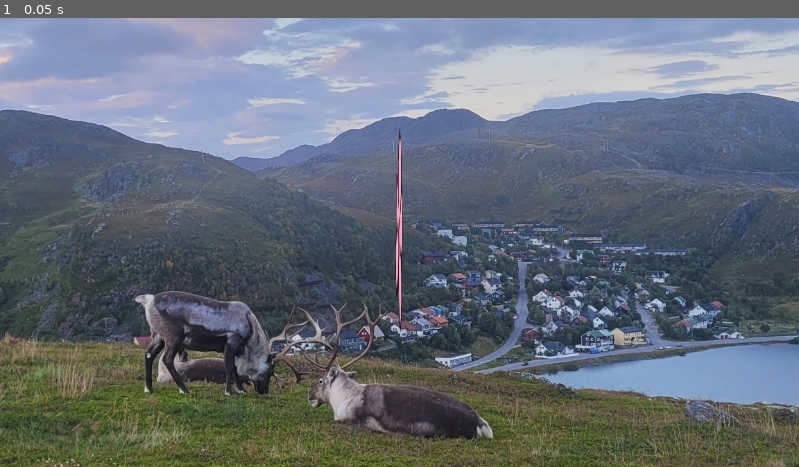
Above: before the commit, frame 1.
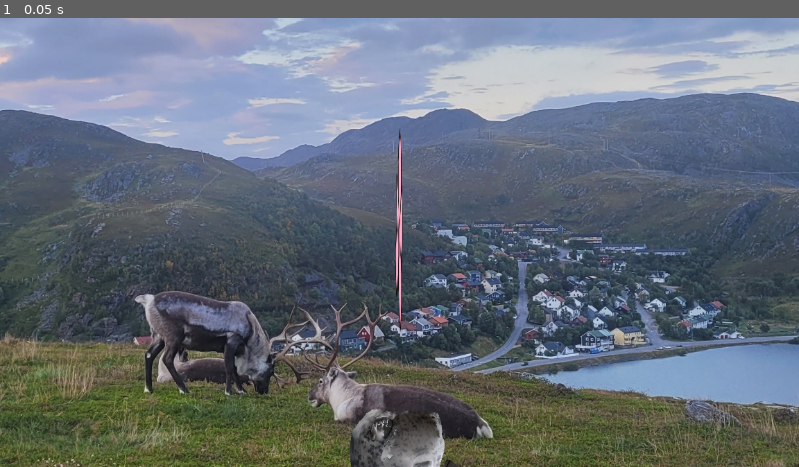
Above: after the commit, the same moment.

Repository: Q1-Studios/TreeVolution
Game: Godot game, scene res://src/scenes/map.tscn
Two runs of this game, one before a commit and one after it. Both use one fixed random seed, a clock stepped at 60 frames per second and the inputs below. This scene is started directly instead of the project's main scene.
Inputs:
- Up to frame 1 (0.05 s): no input

The runs differ from the first frame. In frame 1, 1.1% of the frame differs, in the area x 43-58%, y 87-100%.

Commit message:
feat: add pollen object

Diff:
--- a/src/scenes/Player.tscn
+++ b/src/scenes/Player.tscn
@@ -1,11 +1,13 @@
 [gd_scene format=3 uid="uid://ke7q6souawdw"]
 
 [ext_resource type="Texture2D" uid="uid://cedtdvlqsisu" path="res://src/assets/2D/cherryblob.png" id="1_0wdt2"]
+[ext_resource type="Script" uid="uid://c0tou1pyce784" path="res://src/scripts/player.gd" id="1_v14g5"]
 
 [sub_resource type="CapsuleShape2D" id="CapsuleShape2D_v14g5"]
 height = 370.0
 
 [node name="Player" type="CharacterBody2D" unique_id=1140108763]
+script = ExtResource("1_v14g5")
 
 [node name="CollisionShape2D" type="CollisionShape2D" parent="." unique_id=1533103230]
 shape = SubResource("CapsuleShape2D_v14g5")
--- /dev/null
+++ b/src/scenes/Pollen.tscn
@@ -0,0 +1,27 @@
+[gd_scene format=3 uid="uid://c8t1dliv5np68"]
+
+[ext_resource type="Script" uid="uid://brvn8uihg80y7" path="res://src/scripts/pollen.gd" id="1_5k3mm"]
+[ext_resource type="Texture2D" uid="uid://5edvuhs5cvjr" path="res://src/assets/2D/sealtext.png" id="1_t01yt"]
+[ext_resource type="Script" uid="uid://fetm1nkgu0w4" path="res://src/scripts/pollenArea.gd" id="2_fkvtm"]
+[ext_resource type="Script" uid="uid://b0kv0h330y7t3" path="res://src/scripts/pollenSprite.gd" id="4_2o132"]
+
+[sub_resource type="CircleShape2D" id="CircleShape2D_5k3mm"]
+radius = 200.24985
+
+[node name="Pollen" type="Node2D" unique_id=241079387]
+script = ExtResource("1_5k3mm")
+
+[node name="Area2D" type="Area2D" parent="." unique_id=893163589]
+script = ExtResource("2_fkvtm")
+
+[node name="CollisionShape2D" type="CollisionShape2D" parent="Area2D" unique_id=213131670]
+shape = SubResource("CircleShape2D_5k3mm")
+
+[node name="Sprite2D" type="Sprite2D" parent="." unique_id=377822935]
+position = Vector2(71.99999, -1.1920929e-07)
+scale = Vector2(0.36523438, 0.37890625)
+texture = ExtResource("1_t01yt")
+script = ExtResource("4_2o132")
+
+[connection signal="body_entered" from="Area2D" to="Area2D" method="_on_body_entered"]
+[connection signal="pollenEntered" from="Area2D" to="." method="_on_area_2d_pollen_entered"]
--- a/src/scenes/map.tscn
+++ b/src/scenes/map.tscn
@@ -1,7 +1,8 @@
-[gd_scene format=3 uid="uid://cetum6xiv4va7"]
+[gd_scene format=3 uid="uid://cnjuj12ylkcyd"]
 
 [ext_resource type="PackedScene" uid="uid://ke7q6souawdw" path="res://src/scenes/Player.tscn" id="1_b4rpm"]
 [ext_resource type="Texture2D" uid="uid://c11lwfwwa6gn6" path="res://src/assets/2D/20240906_192505.jpg" id="1_edtax"]
+[ext_resource type="PackedScene" uid="uid://c8t1dliv5np68" path="res://src/scenes/Pollen.tscn" id="3_3tm0b"]
 
 [node name="Node2D" type="Node2D" unique_id=1829873154]
 
@@ -13,3 +14,8 @@
 
 [node name="Camera2D" type="Camera2D" parent="Player" unique_id=266633726]
 zoom = Vector2(0.635, 0.635)
+
+[node name="Pollen" parent="." unique_id=241079387 instance=ExtResource("3_3tm0b")]
+position = Vector2(0, 574)
+
+[connection signal="damage" from="Pollen" to="Player" method="_on_pollen_damage"]
--- /dev/null
+++ b/src/scripts/pollen.gd
@@ -0,0 +1,15 @@
+extends Node2D
+
+signal damage
+# Called when the node enters the scene tree for the first time.
+func _ready() -> void:
+	pass
+
+
+# Called every frame. 'delta' is the elapsed time since the previous frame.
+func _process(delta: float) -> void:
+	pass
+
+
+func _on_area_2d_pollen_entered() -> void:
+	emit_signal("damage")
--- /dev/null
+++ b/src/scripts/pollenArea.gd
@@ -0,0 +1,18 @@
+extends Area2D
+
+signal pollenEntered
+# Called when the node enters the scene tree for the first time.
+func _ready() -> void:
+	pass # Replace with function body.
+
+
+# Called every frame. 'delta' is the elapsed time since the previous frame.
+func _process(delta: float) -> void:
+	pass
+
+
+
+
+
+func _on_body_entered(body: Node2D) -> void:
+	emit_signal("pollenEntered")
--- /dev/null
+++ b/src/scripts/pollenSprite.gd
@@ -0,0 +1,11 @@
+extends Sprite2D
+
+
+# Called when the node enters the scene tree for the first time.
+func _ready() -> void:
+	pass # Replace with function body.
+
+
+# Called every frame. 'delta' is the elapsed time since the previous frame.
+func _process(delta: float) -> void:
+	pass
Not shown, added: src/scripts/pollen.gd.uid
Not shown, added: src/scripts/pollenArea.gd.uid
Not shown, added: src/scripts/pollenSprite.gd.uid
